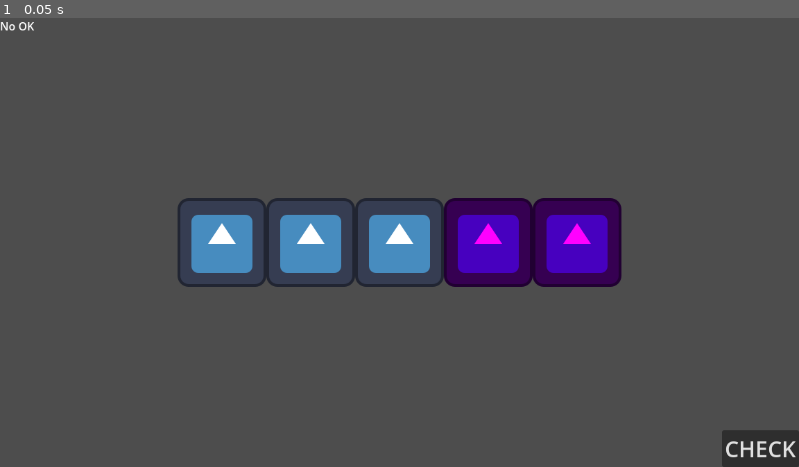
Above: before the commit, frame 1.
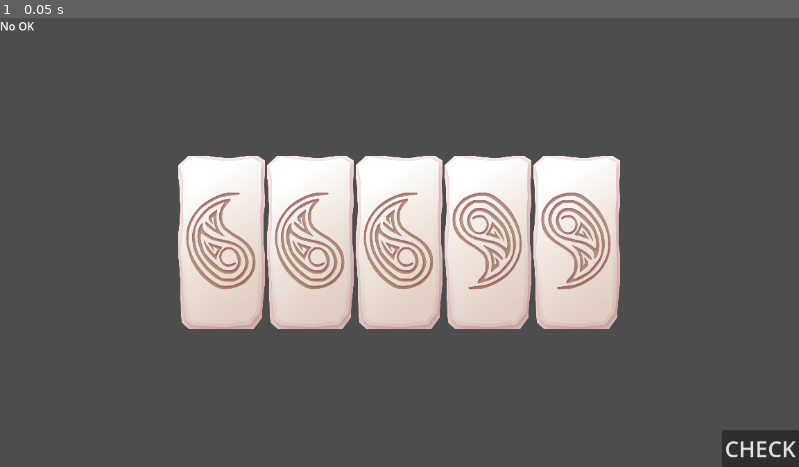
Above: after the commit, the same moment.

Repository: Wendfrey/minijam_210_astral
Game: Godot game, scene res://test_world.tscn
Same seed, same stepped clock (60 frames per second), same inputs: the game is played once before the commit and once after it. This scene is started directly instead of the project's main scene. The engine's default icon, where the game draws it, is replaced by a stand-in: a white triangle on a blue panel in a dark square.
Inputs:
- Up to frame 1 (0.05 s): no input

The runs differ from the first frame. In frame 1, 21% of the frame differs, in the area x 22-78%, y 30-70%.

Commit message:
Change tween stop to tween kill, updated images for cards

Diff:
--- a/minijam-210-astral/element.gd
+++ b/minijam-210-astral/element.gd
@@ -13,6 +13,23 @@
 var offset:Vector2
 
 @export var tipo:Tipo = Tipo.A
+
+@onready var sprite_2d: Sprite2D = $Sprite2D
+
+func _ready() -> void:
+	match(tipo):
+		Tipo.A:
+			sprite_2d.texture = preload("uid://cki01o01cheno")
+		Tipo.B:
+			sprite_2d.texture = preload("uid://c0r0xyy7ehgk")
+		Tipo.C:
+			sprite_2d.texture = preload("uid://blmklmcnksp0q")
+		Tipo.D:
+			sprite_2d.texture = preload("uid://b32eqjyx8hpm7")
+		Tipo.E:
+			sprite_2d.texture = preload("uid://cottcd1yxvw7y")
+		Tipo.F:
+			sprite_2d.texture = preload("uid://doe08bn356iws")
 
 func _on_mouse_entered() -> void:
 	focused = true
--- a/minijam-210-astral/element.tscn
+++ b/minijam-210-astral/element.tscn
@@ -1,7 +1,7 @@
 [gd_scene format=3 uid="uid://cte0ymnxkobwq"]
 
-[ext_resource type="Texture2D" uid="uid://bn30fyv3vlimi" path="res://icon.svg" id="1_pmcjm"]
 [ext_resource type="Script" uid="uid://c67tpwgg1fdjg" path="res://element.gd" id="1_vnigt"]
+[ext_resource type="Texture2D" uid="uid://cki01o01cheno" path="res://assets/img/Ficha_A.png" id="2_vnigt"]
 
 [sub_resource type="RectangleShape2D" id="RectangleShape2D_vnigt"]
 size = Vector2(128, 130)
@@ -11,7 +11,8 @@
 script = ExtResource("1_vnigt")
 
 [node name="Sprite2D" type="Sprite2D" parent="." unique_id=100283629]
-texture = ExtResource("1_pmcjm")
+scale = Vector2(0.25, 0.25)
+texture = ExtResource("2_vnigt")
 
 [node name="CollisionShape2D" type="CollisionShape2D" parent="." unique_id=1066180176]
 shape = SubResource("RectangleShape2D_vnigt")
--- a/minijam-210-astral/spacer.gd
+++ b/minijam-210-astral/spacer.gd
@@ -17,7 +17,7 @@
 
 func _piece_picked(node:Node2D):
 	if dropped_tween.get("node", null) == node:
-		dropped_tween["tween"].stop()
+		dropped_tween["tween"].kill()
 	node.moved.connect(_on_element_item_rect_changed)
 	nodePositionIndex = pieces.find(get_path_to(node))
 	pickedNode = node
@@ -54,7 +54,7 @@
 		if node == pickedNode:
 			continue
 		if previousTweens.has(nPath):
-			previousTweens[nPath].stop()
+			previousTweens[nPath].kill()
 			previousTweens.erase(nPath)
 		var tween:Tween = create_tween()
 		tween.tween_property(node,"global_position", array_positions[i], calculate_time(array_positions[i], node.global_position))\
--- a/minijam-210-astral/test_world.tscn
+++ b/minijam-210-astral/test_world.tscn
@@ -20,11 +20,9 @@
 [node name="Element3" parent="Spacer" unique_id=197843286 instance=ExtResource("1_dxppu")]
 
 [node name="Element4" parent="Spacer" unique_id=261421355 instance=ExtResource("1_dxppu")]
-modulate = Color(1, 0, 1, 1)
 tipo = 1
 
 [node name="Element5" parent="Spacer" unique_id=1425808738 instance=ExtResource("1_dxppu")]
-modulate = Color(1, 0, 1, 1)
 tipo = 1
 
 [node name="CanvasLayer" type="CanvasLayer" parent="." unique_id=2004551152]
Not shown, added: minijam-210-astral/assets/img/Ficha_A.png.import
Not shown, added: minijam-210-astral/assets/img/Ficha_B.png.import
Not shown, added: minijam-210-astral/assets/img/Ficha_C.png.import
Not shown, added: minijam-210-astral/assets/img/Ficha_D.png.import
Not shown, added: minijam-210-astral/assets/img/Ficha_E.png.import
Not shown, added: minijam-210-astral/assets/img/Ficha_F.png.import
Not shown, added: minijam-210-astral/assets/img/Ficha_G.png.import
